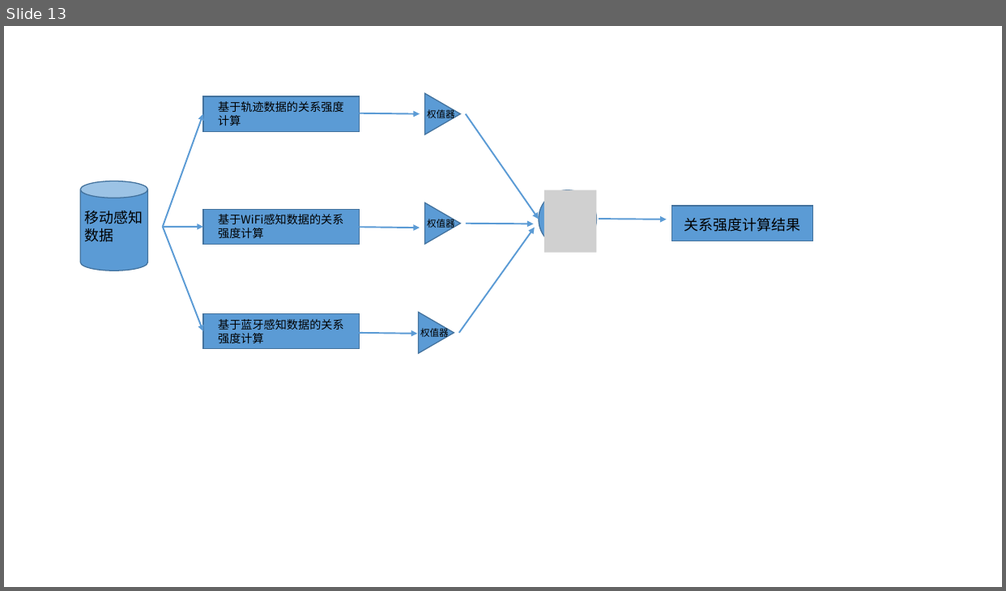
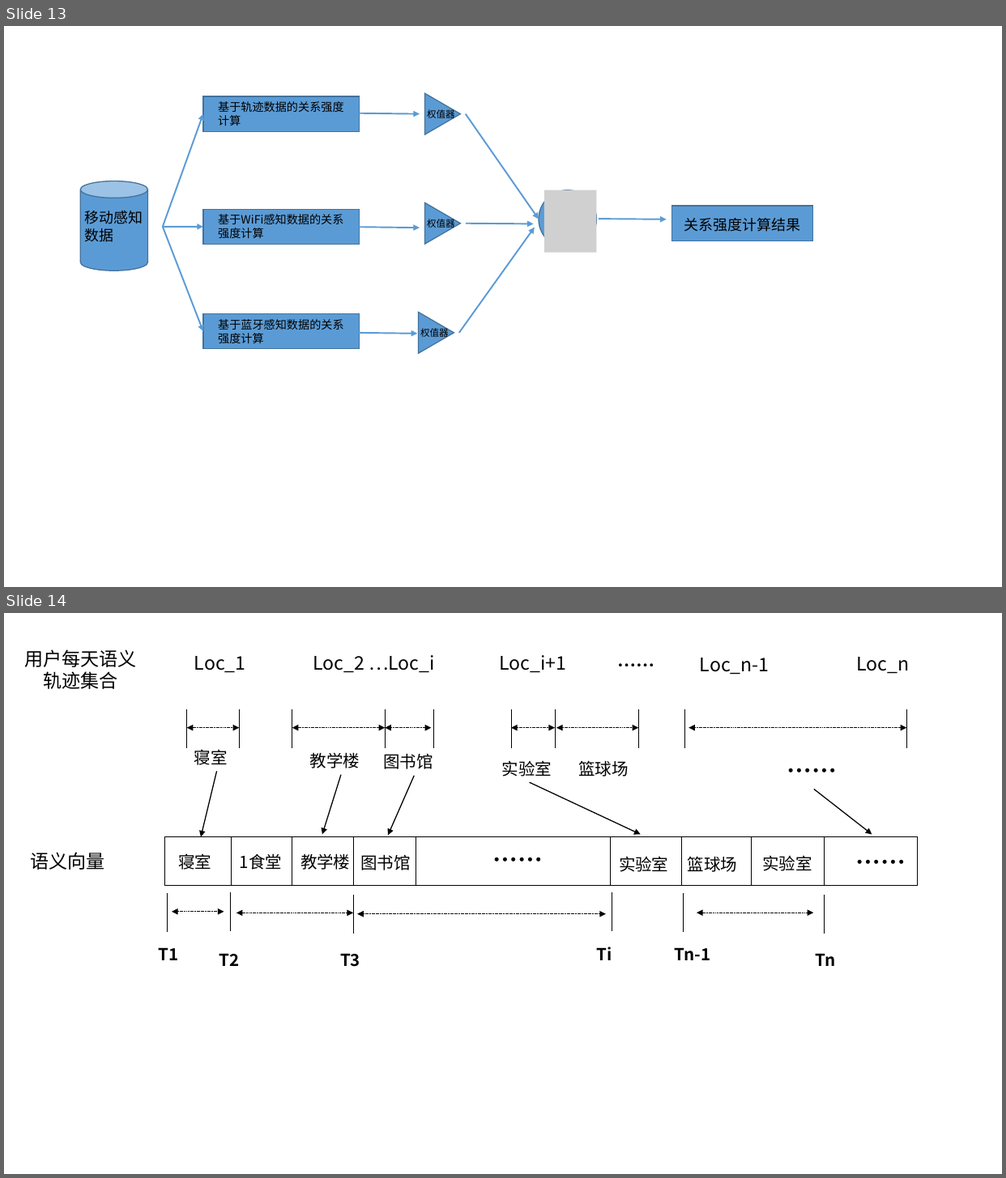
Before and after one commit to CrazySnailer/nudtPaper, a slide deck: 图片.pptx. Shown one above the other, each under a label of ours: slide 13 before the commit, slides 13 and 14 after it. The pictures are 1006x591 and 1006x1178 pixels, drawn with LibreOffice and Linux fonts; fonts in the diff are those of the drawing; grey boxes stand for pictures. Boxes give left, top, right and bottom in pixels: in the first picture for what was removed or moved away, otherwise in the second. Text is boxed around its words. In the diff, an @@ line names an element or a change of style, - is before the commit and + after.

```diff
--- a/图片.pptx
+++ b/图片.pptx
@@ slide 14 added at box(4, 613, 1002, 1174), background #FFFFFF @@
@@ group added at box(24, 649, 918, 967): 29 texts, 24 lines, 10 double arrows, 5 arrows, 1 rectangle @@
+语义向量
+用户每天语义轨迹集合
+Loc_1
+Loc_2 …Loc_i
+Loc_i+1
+……
+Loc_n-1
+Loc_n
+寝室
+教学楼
+图书馆
+实验室
+篮球场
+……
+……
+……
+寝室
+1食堂
+教学楼
+图书馆
+实验室
+篮球场
+实验室
+T1
+T2
+T3
+Ti
+Tn-1
+Tn
```
Also in this commit, not shown: 1 other slide added.
